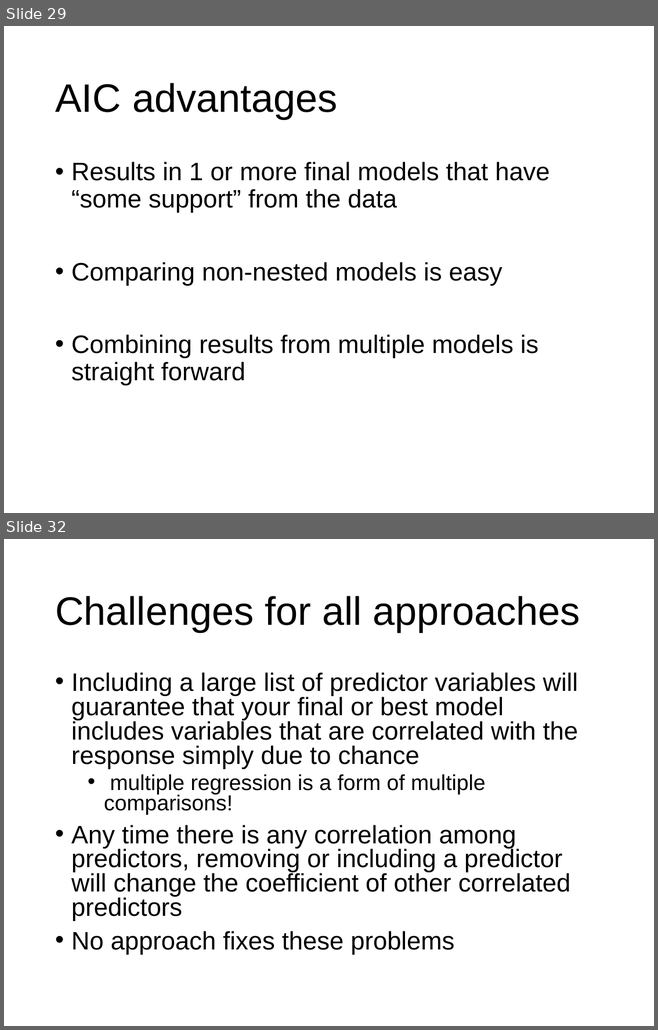
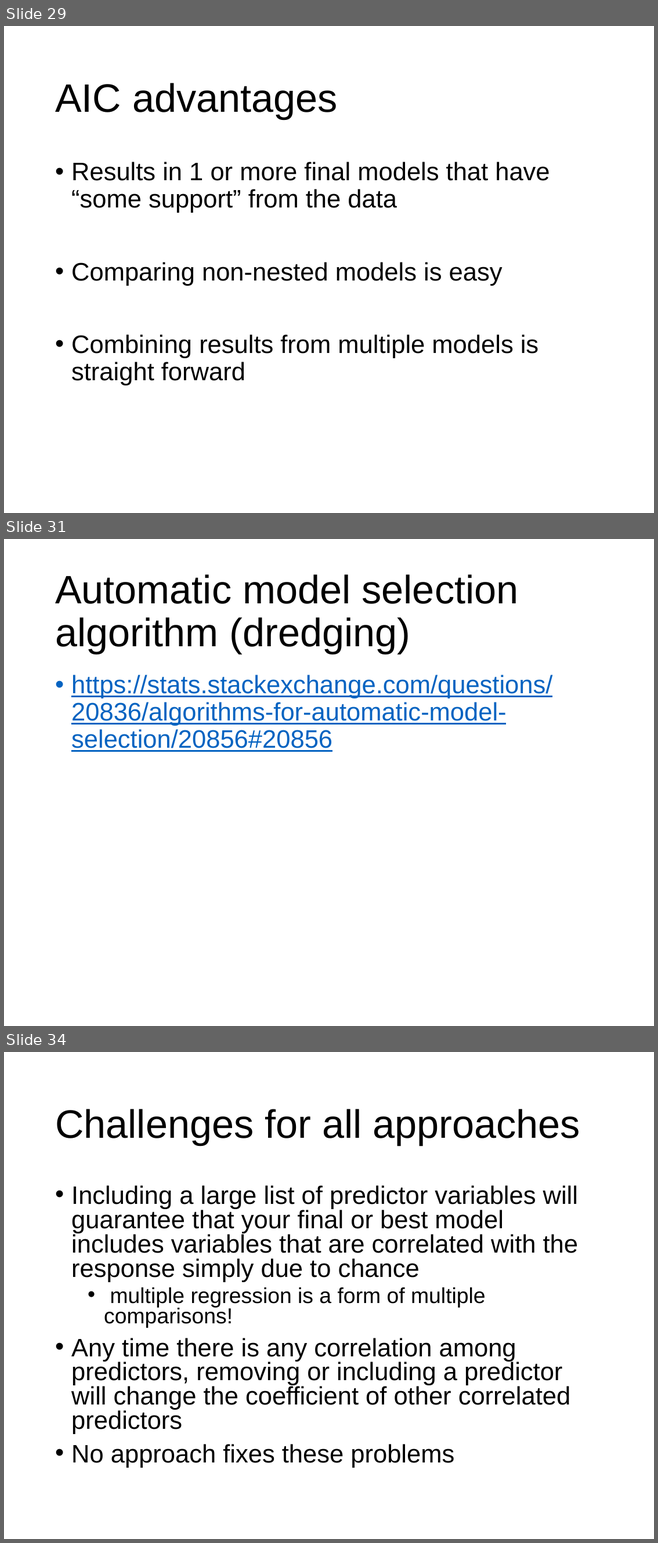
Before and after one commit to VTQuantMethodsEEB/klangwig, a slide deck: lectures/le111_model_selection.pptx. Shown one above the other, each under a label of ours: slides 29 and 32 before the commit, slides 29, 31 and 34 after it; the slides between them are not shown. The pictures are 658x1030 and 658x1543 pixels, drawn with LibreOffice and Linux fonts; fonts in the diff are those of the drawing. Boxes give left, top, right and bottom in pixels: in the first picture for what was removed or moved away, otherwise in the second. Text is boxed around its words. In the diff, an @@ line names an element or a change of style, - is before the commit and + after.

```diff
--- a/lectures/le111_model_selection.pptx
+++ b/lectures/le111_model_selection.pptx
@@ slide 31 added at <box>4,539,654,1026</box>, background #FFFFFF @@
@@ title added at <box>55,574,518,653</box>, 44 pt, text #000000 @@
+Automatic model selection algorithm (dredging)
@@ text added at <box>71,675,552,752</box>, 28 pt, text #0563C1, underline @@
+• https://stats.stackexchange.com/questions/20836/algorithms-for-automatic-model-selection/20856#20856
@@ what was slide 32 is now slide 34 @@
```
Also in this commit, not shown: 2 slides changed, 1 other slide added, 13 other files.
